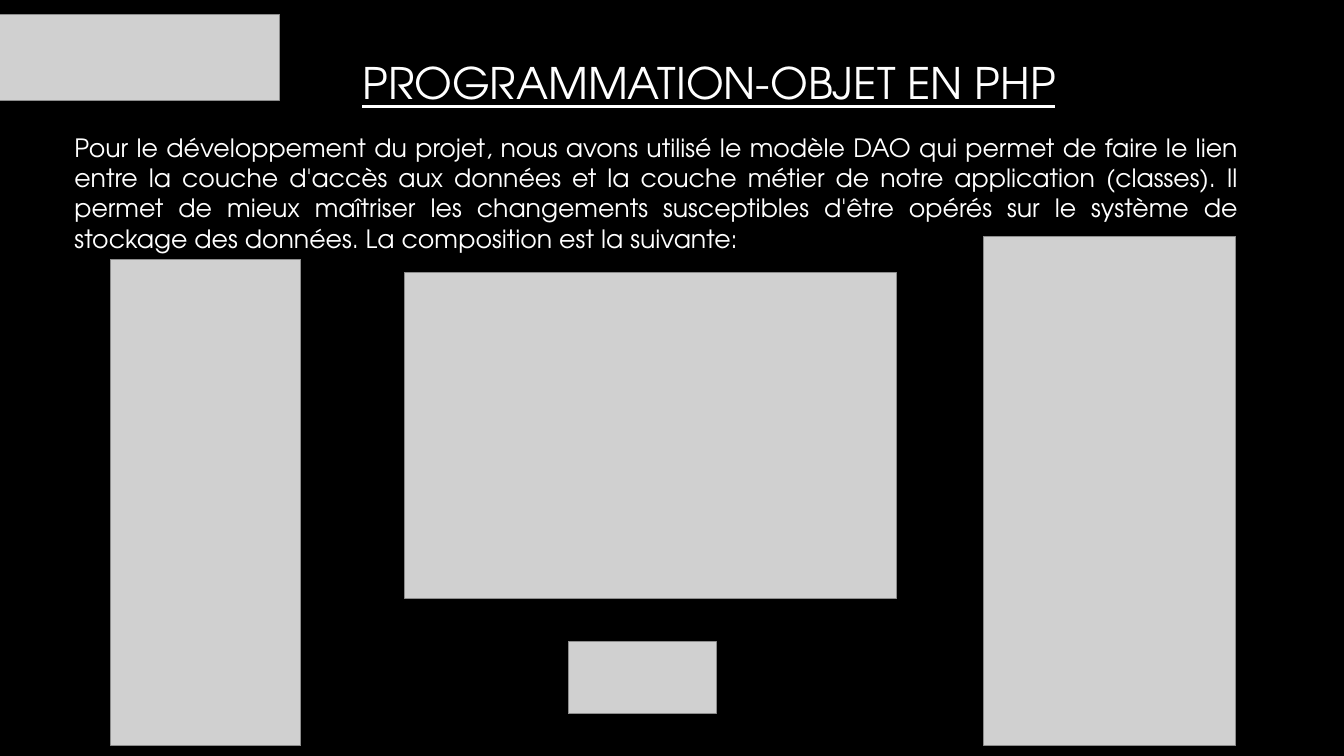
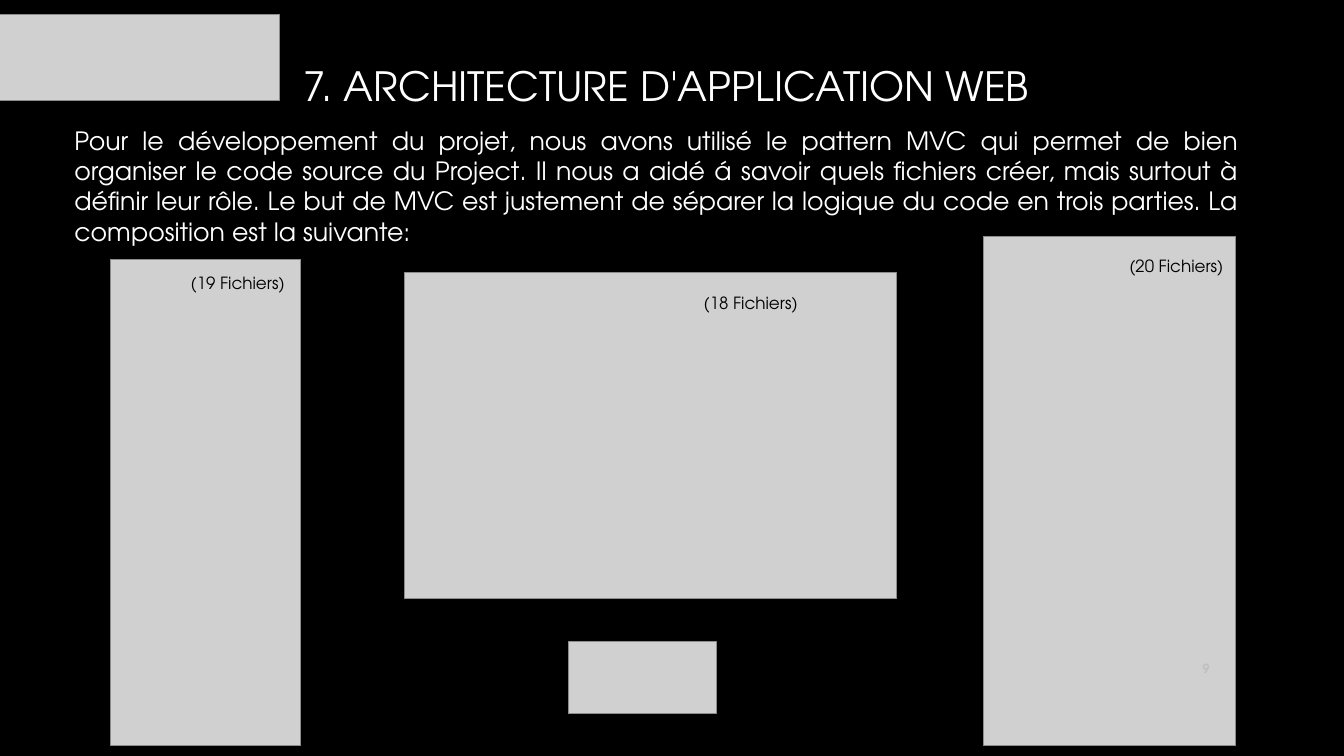
Before and after one commit to sodoto/projetFinal, a slide deck: slide 9 of presentation/CommunAction.pptx (slide 7 before the commit). Drawn at 1344x756 pixels with LibreOffice and Linux fonts; fonts in the diff are those of the drawing; grey boxes stand for pictures; background and template pictures are left out. Boxes give left, top, right and bottom in pixels: in the first picture for what was removed or moved away, otherwise in the second. Text is boxed around its words. In the diff, an @@ line names an element or a change of style, - is before the commit and + after.

```diff
--- a/presentation/CommunAction.pptx
+++ b/presentation/CommunAction.pptx
@@ title at [304,70,1028,102]: text changed; size 31 to 28.8 pt @@
-PROGRAMMATION-OBJET EN PHP
+7. ARCHITECTURE D'APPLICATION WEB
@@ text at [74,131,1238,246]: text changed @@
-Pour le développement du projet, nous avons utilisé le modèle DAO qui permet de faire le lien entre la couche d'accès aux données et la couche métier de notre application (classes). Il permet de mieux maîtriser les changements susceptibles d'être opérés sur le système de stockage des données. La composition est la suivante:
+Pour le développement du projet, nous avons utilisé le pattern MVC qui permet de bien organiser le code source du Project. Il nous a aidé á savoir quels fichiers créer, mais surtout à définir leur rôle. Le but de MVC est justement de séparer la logique du code en trois parties. La composition est la suivante:
@@ text added at [1129,259,1224,276], 12 pt, text #000000 @@
+(20 Fichiers)
@@ text added at [191,276,285,293], 12 pt, text #000000 @@
+(19 Fichiers)
@@ text added at [704,296,798,313], 12 pt, text #000000 @@
+(18 Fichiers)
@@ page number added at [1159,648,1220,689], 9 pt, text #BFBFBF, bold @@
+9
```
Also in this commit, not shown: 11 other slides changed, 2 slides added.
